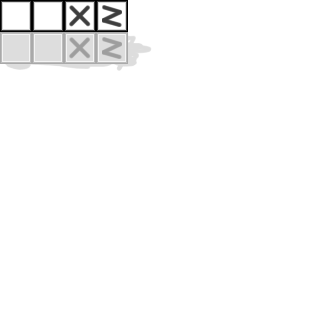
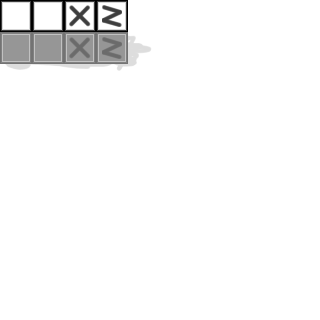
Two versions of the same layered image (320×320). Layer-by-layer changes:
painted on "Tile Effect" over left=0, top=32, right=128, bottom=64
removed layer "Tile Effect" (2nd of 2) over left=64, top=32, right=128, bottom=64
painted on "Tile Borders 2nd" over left=0, top=32, right=128, bottom=64
painted on "Tile Borders" over left=0, top=32, right=128, bottom=64
painted on "Tile Filling" over left=0, top=32, right=128, bottom=64
